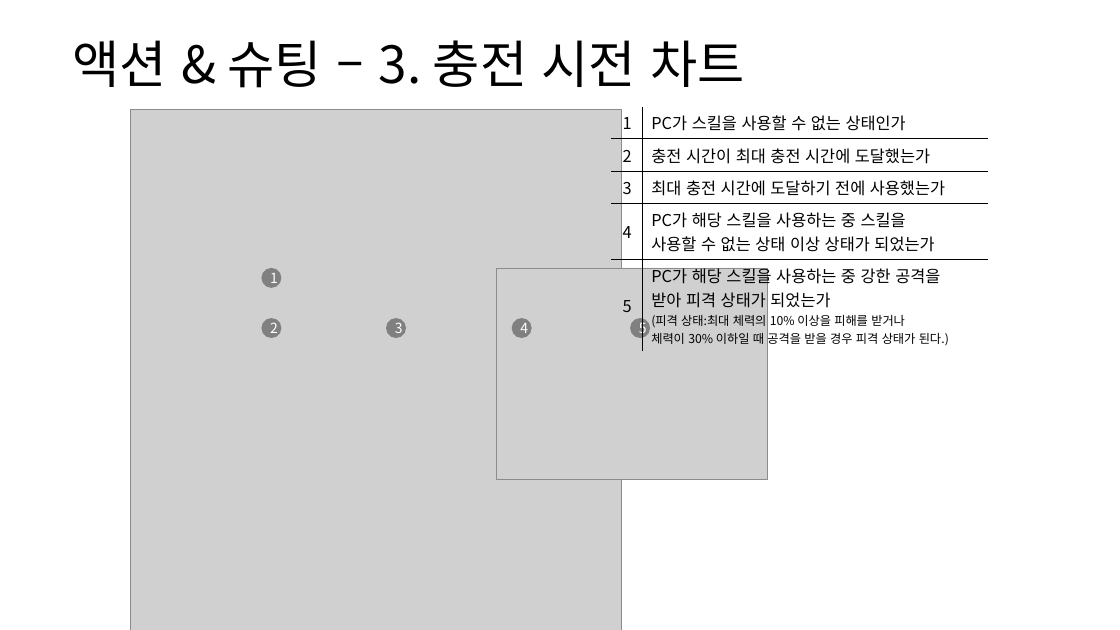
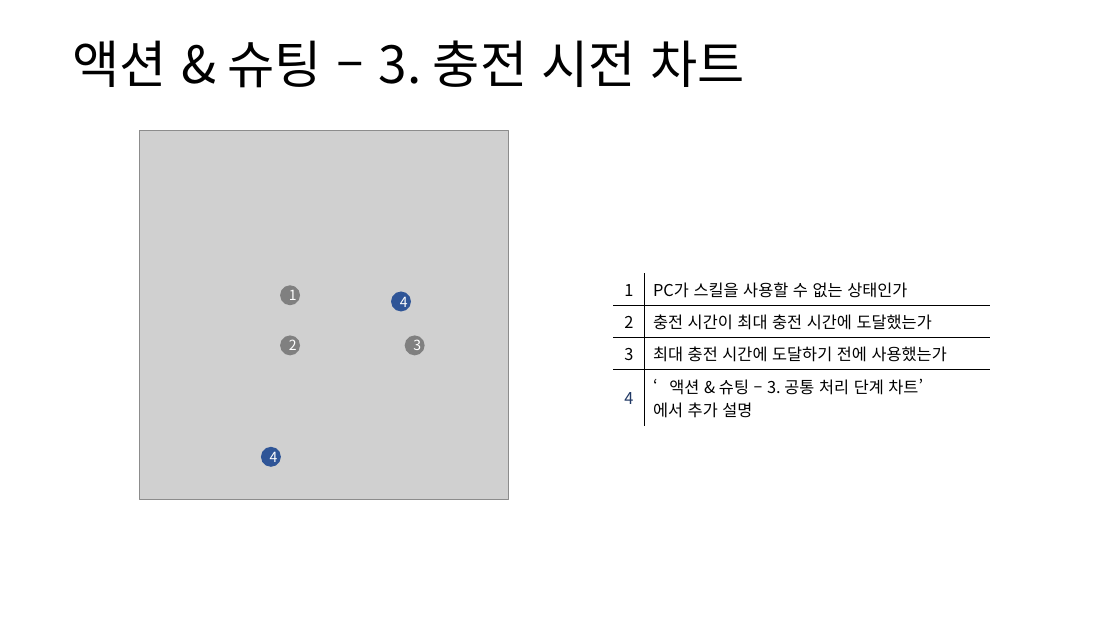
Before and after one commit to yjk0401/unityenginebasic_9th, a slide deck: slide 46 of 기획/방랑엽사전/스킬 시스템 기획서.pptx. Drawn at 1120x630 pixels with LibreOffice and Linux fonts; fonts in the diff are those of the drawing; grey boxes stand for pictures. Boxes give left, top, right and bottom in pixels: in the first picture for what was removed or moved away, otherwise in the second. Text is boxed around its words. In the diff, an @@ line names an element or a change of style, - is before the commit and + after.

```diff
--- a/기획/방랑엽사전/스킬 시스템 기획서.pptx
+++ b/기획/방랑엽사전/스킬 시스템 기획서.pptx
@@ picture resized from (x1=130, y1=109, x2=622, y2=630) to (x1=139, y1=130, x2=509, y2=500) @@
@@ picture removed at (x1=497, y1=268, x2=768, y2=480) @@
@@ ellipse "1" moved from (x1=261, y1=268, x2=281, y2=288) to (x1=280, y1=286, x2=300, y2=306) @@
@@ ellipse "4" moved from (x1=512, y1=318, x2=532, y2=339) to (x1=392, y1=292, x2=412, y2=312) @@
@@ ellipse "4" at (x1=392, y1=292, x2=412, y2=312): fill #808080 to #2F5597 @@
@@ table at (x1=613, y1=273, x2=991, y2=422) @@
-row 4: 4 | PC가 해당 스킬을 사용하는 중 스킬을 / 사용할 수 없는 상태 이상 상태가 되었는가
-row 5: 5 | PC가 해당 스킬을 사용하는 중 강한 공격을 / 받아 피격 상태가 되었는가 / (피격 상태:최대 체력의 10% 이상을 피해를 받거나 / 체력이 30% 이하일 때 공격을 받을 경우 피격 상태가 된다.)
+row 4: 4 | ‘액션 & 슈팅 – 3. 공통 처리 단계 차트’ / 에서 추가 설명
@@ table resized from (x1=612, y1=107, x2=989, y2=351) to (x1=613, y1=273, x2=991, y2=422) @@
@@ ellipse removed at (x1=630, y1=318, x2=650, y2=339) @@
-5
@@ ellipse "2" moved from (x1=261, y1=318, x2=281, y2=339) to (x1=280, y1=335, x2=300, y2=355) @@
@@ ellipse "3" moved from (x1=386, y1=318, x2=407, y2=339) to (x1=405, y1=335, x2=425, y2=355) @@
@@ ellipse added at (x1=261, y1=447, x2=281, y2=467), fill #2F5597, 12 pt, text #FFFFFF @@
+4
```
Also in this commit, not shown: 12 other slides changed, 2 slides added, 2 other files.
